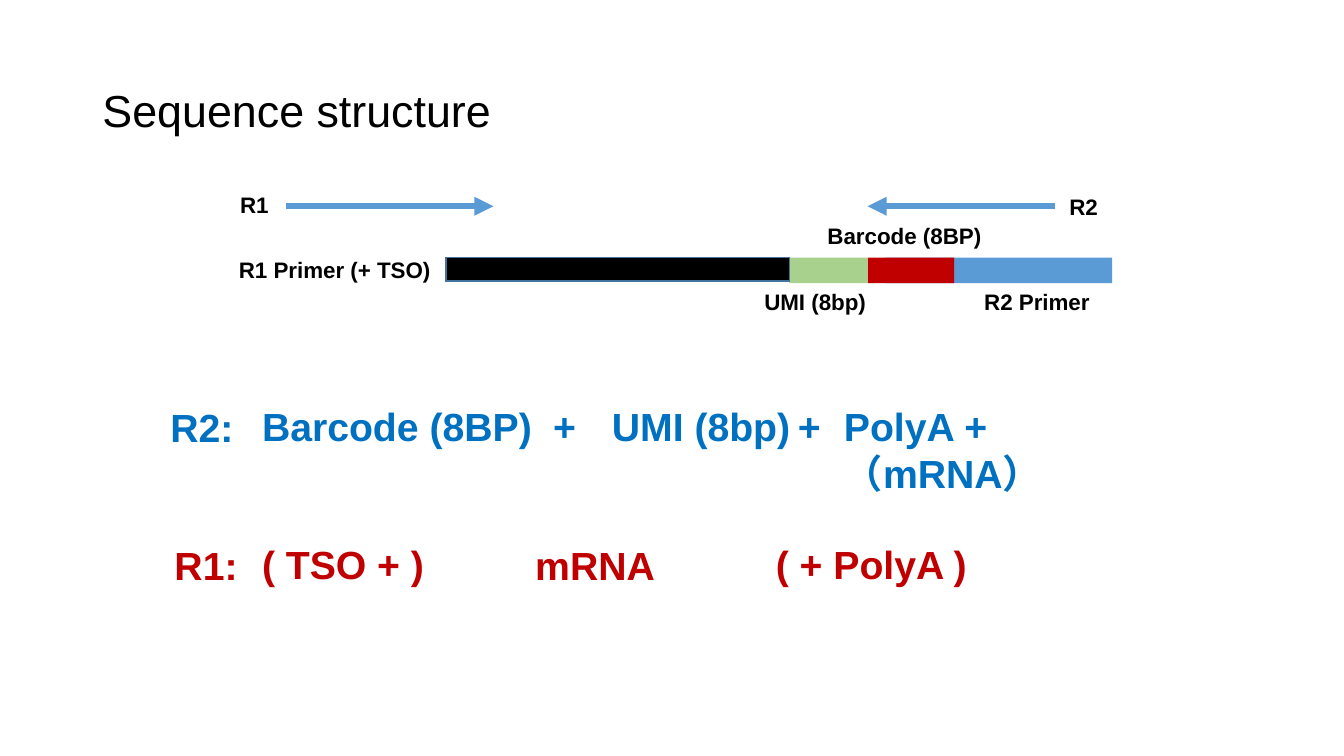
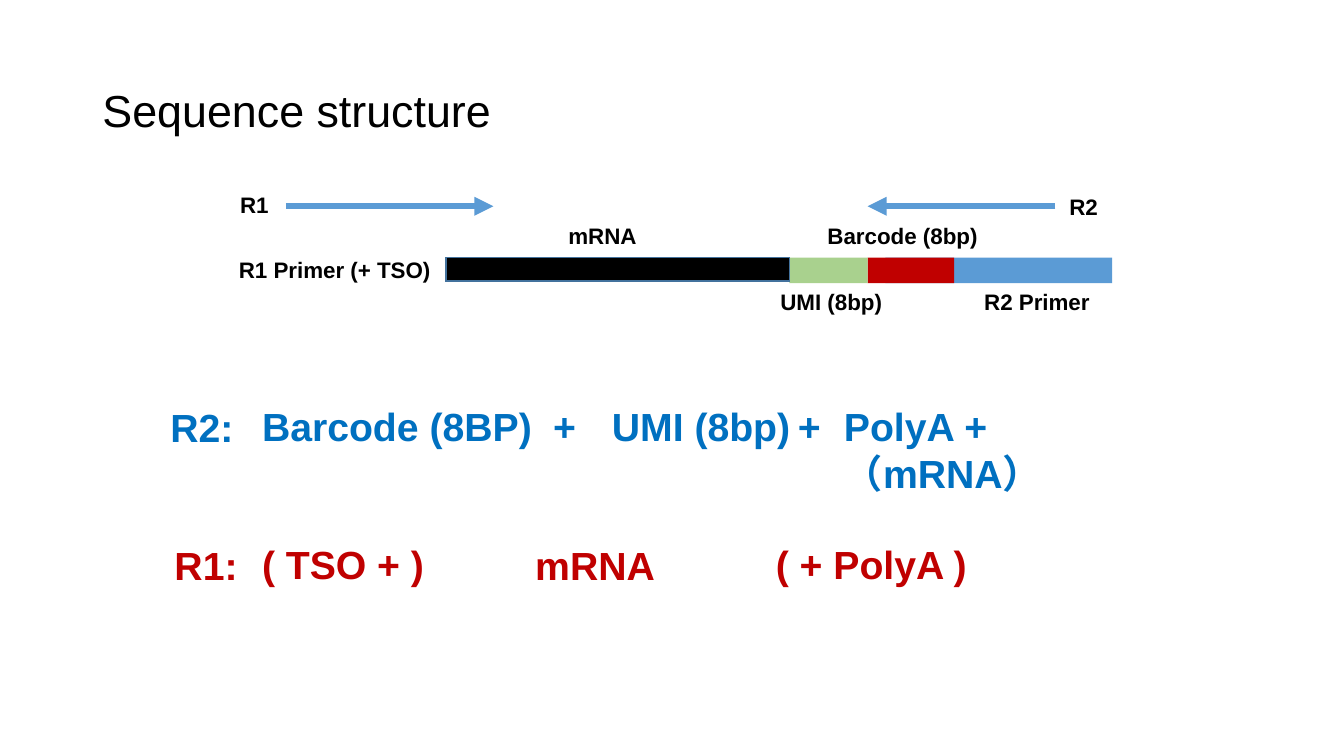
Before and after one commit to zorrodong/HECA, a slide deck: slide 1 of scRNA-seq_pipeline_hg38/Single-cell_RNA-seq_pipeline.pptx. Drawn at 1344x756 pixels with LibreOffice and Linux fonts; fonts in the diff are those of the drawing. Boxes give left, top, right and bottom in pixels: in the first picture for what was removed or moved away, otherwise in the second. Text is boxed around its words. In the diff, an @@ line names an element or a change of style, - is before the commit and + after.

```diff
--- a/scRNA-seq_pipeline_hg38/Single-cell_RNA-seq_pipeline.pptx
+++ b/scRNA-seq_pipeline_hg38/Single-cell_RNA-seq_pipeline.pptx
@@ text added at (x1=568, y1=228, x2=636, y2=244), 16 pt, text #000000, bold @@
+mRNA
@@ text at (x1=827, y1=227, x2=978, y2=249): text changed @@
-Barcode (8BP)
+Barcode (8bp)
@@ text "UMI (8bp)" moved from (x1=764, y1=293, x2=866, y2=315) to (x1=780, y1=293, x2=882, y2=315) @@
```
Also in this commit, not shown: 3 other files.
